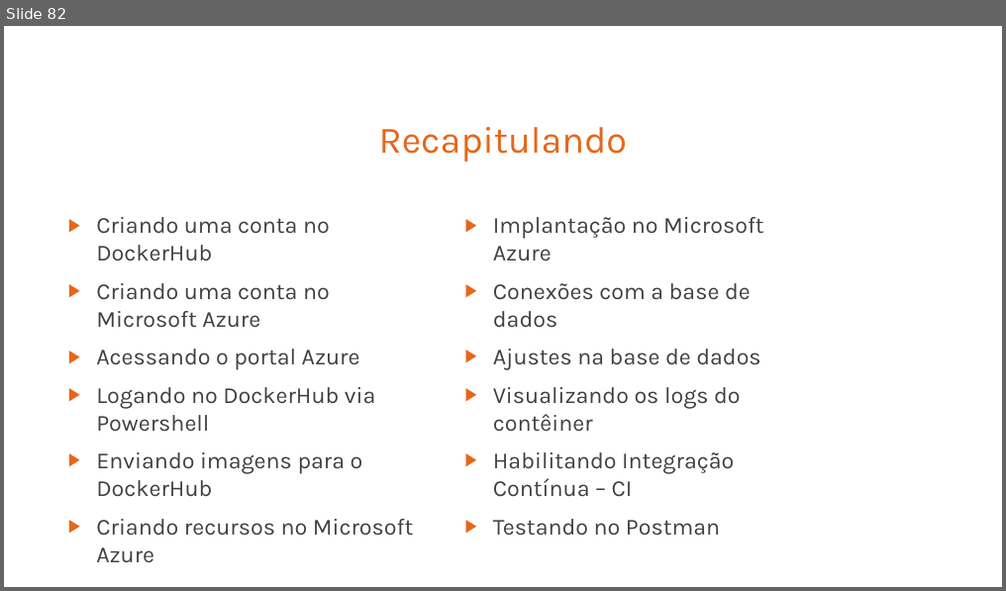
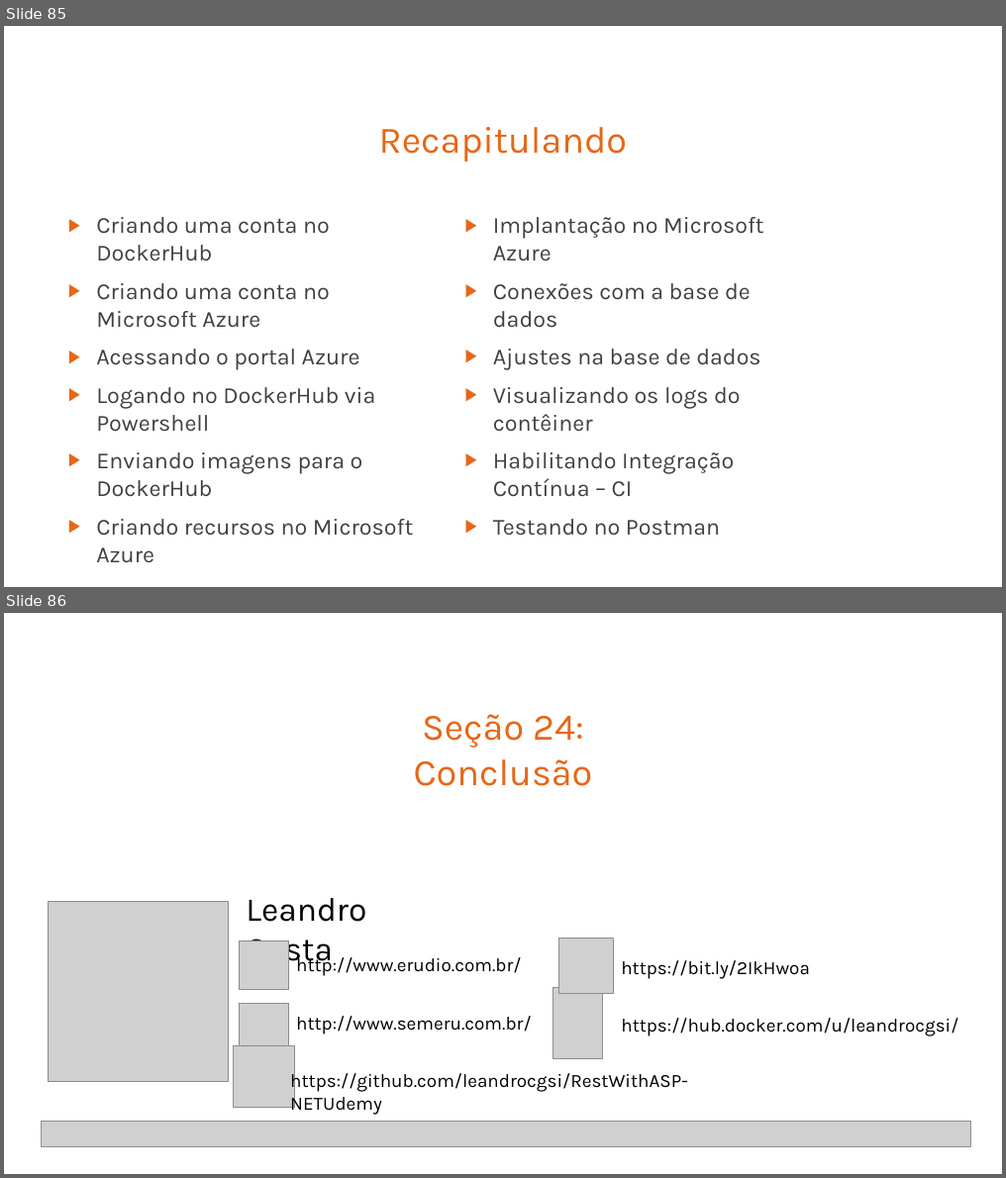
Before and after one commit to leandrocgsi/RestWithASP-NETUdemy, a slide deck: Documents/Building Modern RESTFul API's With ASP.NET Core - Architectural Overview.pptx. Shown one above the other, each under a label of ours: slide 82 before the commit, slides 85 and 86 after it. The pictures are 1006x591 and 1006x1178 pixels, drawn with LibreOffice and Linux fonts; fonts in the diff are those of the drawing; grey boxes stand for pictures. Boxes give left, top, right and bottom in pixels: in the first picture for what was removed or moved away, otherwise in the second. Text is boxed around its words. In the diff, an @@ line names an element or a change of style, - is before the commit and + after.

```diff
--- a/Documents/Building Modern RESTFul API's With ASP.NET Core - Architectural Overview.pptx
+++ b/Documents/Building Modern RESTFul API's With ASP.NET Core - Architectural Overview.pptx
@@ slide 86 added at (x1=4, y1=613, x2=1002, y2=1174), background #FFFFFF @@
@@ title added at (x1=414, y1=714, x2=593, y2=786), 36 pt, text #E76618 @@
+Seção 24:
+Conclusão
@@ picture added at (x1=48, y1=902, x2=228, y2=1082) @@
@@ text added at (x1=246, y1=898, x2=366, y2=969), 32 pt, text #000000 @@
+Leandro Costa
@@ picture added at (x1=558, y1=939, x2=614, y2=994) @@
@@ picture added at (x1=239, y1=941, x2=288, y2=989) @@
@@ text added at (x1=296, y1=955, x2=521, y2=976), 18 pt, text #000000 @@
+http://www.erudio.com.br/
@@ text added at (x1=621, y1=960, x2=810, y2=979), 18 pt, text #000000 @@
+https://bit.ly/2IkHwoa
@@ picture added at (x1=552, y1=988, x2=602, y2=1059) @@
@@ picture added at (x1=239, y1=1003, x2=288, y2=1052) @@
@@ text added at (x1=296, y1=1016, x2=532, y2=1035), 18 pt, text #000000 @@
+http://www.semeru.com.br/
@@ text added at (x1=621, y1=1018, x2=958, y2=1037), 18 pt, text #000000 @@
+https://hub.docker.com/u/leandrocgsi/
@@ picture added at (x1=233, y1=1046, x2=295, y2=1108) @@
@@ text added at (x1=290, y1=1070, x2=688, y2=1115), 18 pt, text #000000 @@
+https://github.com/leandrocgsi/RestWithASP-NETUdemy
@@ picture added at (x1=42, y1=1122, x2=970, y2=1148) @@
@@ what was slide 82 is now slide 85 @@
```
Also in this commit, not shown: 7 other slides added, 1 slide removed.
